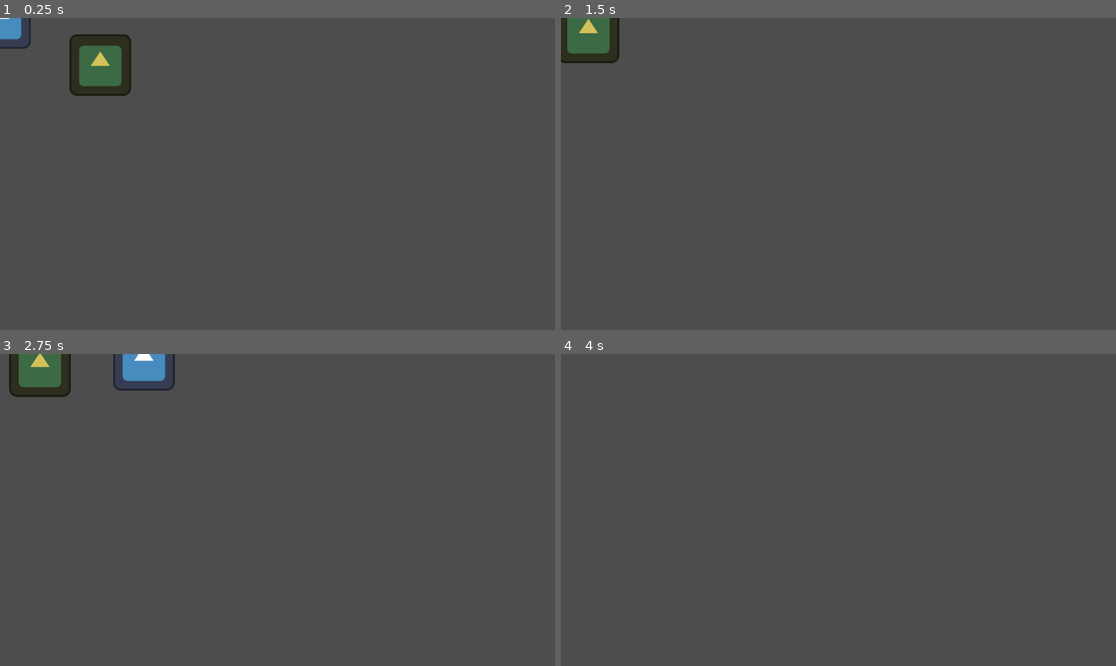
Above: before the commit, frames 1-4 (two rows, left to right).
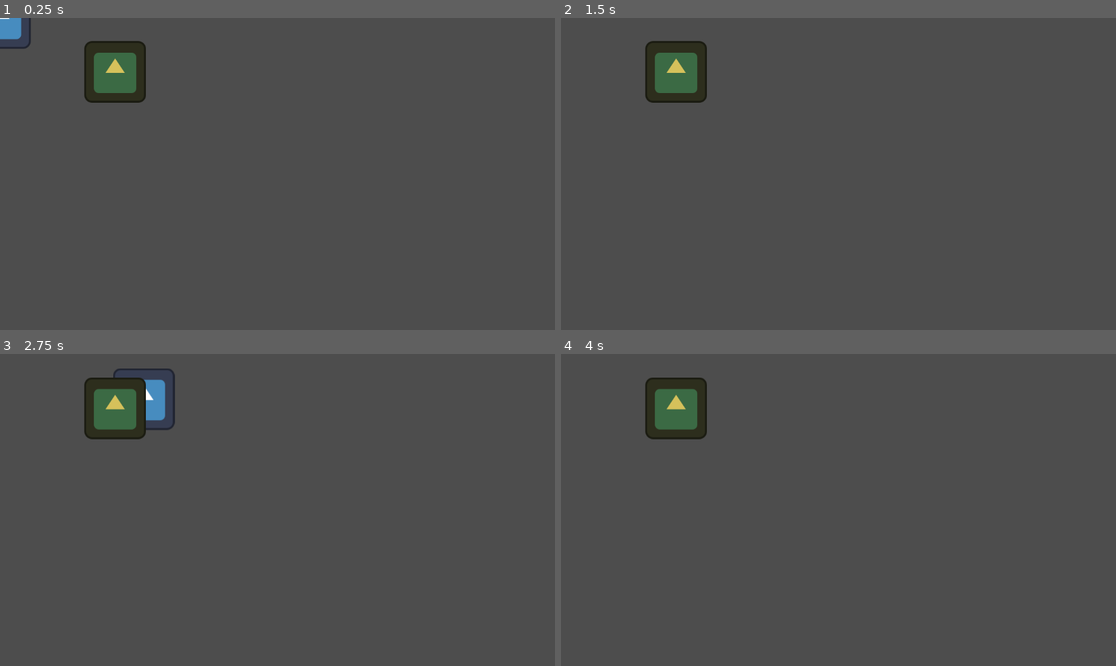
Above: after the commit, the same moments.

Repository: arthurnog/cordelProject
Game: Godot game, scene res://nodes/sample_scene.tscn
Two runs of this game, one before a commit and one after it. Both use one fixed random seed, a clock stepped at 60 frames per second and the inputs below. The engine's default icon, where the game draws it, is replaced by a stand-in: a white triangle on a blue panel in a dark square.
Inputs:
- Up to frame 1 (0.25 s): no input
- Up to frame 2 (1.5 s): hold Right (p_right) 0.53-1.28 s; tap Z (p_attack) at 0.6, 1.35 s; tap Space (p_jump) at 0.77 s; hold Down (p_down) from 1.28 s (still down)
- Up to frame 3 (2.75 s): tap Space (p_jump) at 1.52 s; release Down (p_down) at 2.03 s; hold Right (p_right) from 2.03 s (still down); tap Z (p_attack) at 2.1 s
- Up to frame 4 (4 s): release Right (p_right) at 2.78 s; hold Up (p_up) 2.78-3.53 s; tap Z (p_attack) at 2.85, 3.6 s; tap Space (p_jump) at 3.02, 3.77 s; hold Left (p_left) from 3.53 s (still down)

The runs differ from the first frame. In frame 1, 2.2% of the frame differs, in the area x 12-27%, y 5-28%; in frame 2, 3.7%; in frame 3, 4.9%, in the area x 1-32%, y 0-28%; in frame 4, 2.1%.
Error in both runs: Invalid call. Nonexistent function 'start' in base 'Nil'. (res://scripts/state_machine.gd:16)

Commit message:
Remove EnemyNavigationModule

Diff:
--- a/nodes/minion.tscn
+++ b/nodes/minion.tscn
@@ -1,19 +1,17 @@
-[gd_scene load_steps=7 format=3 uid="uid://deho83v3wm77q"]
+[gd_scene load_steps=6 format=3 uid="uid://deho83v3wm77q"]
 
 [ext_resource type="Texture2D" uid="uid://dwi30xlufrnt0" path="res://icon.svg" id="1_acvuv"]
 [ext_resource type="Script" path="res://scripts/minion.gd" id="1_w5m6e"]
 [ext_resource type="Script" path="res://scripts/movement_module.gd" id="2_iucp4"]
-[ext_resource type="Script" path="res://scripts/enemy_navigation_module.gd" id="3_pk43u"]
 [ext_resource type="Script" path="res://scripts/state_machine.gd" id="5_57nh2"]
 
 [sub_resource type="CapsuleShape2D" id="CapsuleShape2D_bhg8m"]
 height = 130.0
 
-[node name="Minion" type="CharacterBody2D" node_paths=PackedStringArray("movement", "navigation")]
+[node name="Minion" type="CharacterBody2D" node_paths=PackedStringArray("movement")]
 motion_mode = 1
 script = ExtResource("1_w5m6e")
 movement = NodePath("MovementModule")
-navigation = NodePath("EnemyNavigationModule")
 
 [node name="Icon" type="Sprite2D" parent="."]
 modulate = Color(0.835294, 0.756863, 0.356863, 1)
@@ -29,8 +27,5 @@
 body = NodePath("..")
 sprite = NodePath("../Icon")
 
-[node name="EnemyNavigationModule" type="Node" parent="."]
-script = ExtResource("3_pk43u")
-
 [node name="StateMachine" type="Node" parent="."]
 script = ExtResource("5_57nh2")
--- a/scripts/enemy_navigation_module.gd
+++ /dev/null
@@ -1,58 +0,0 @@
-extends Node
-
-class_name EnemyNavigationModule
-
-enum MinionMovementState {
-	MISS_PLAYER,
-	REACH_PLAYER_SIDE
-}
-
-@onready var body: CharacterBody2D = get_parent()
-@onready var player: Player = body.get_parent().get_node("Player")
-
-## Distance (in units), in which the minion will miss the player position
-@export var player_miss_radius: float = 6.0
-
-var target_position: Vector2 = Vector2.ZERO
-var player_side_desired_distance: float = 128
-var minimum_distance_to_target: float = 64.0
-var movement_state: MinionMovementState:
-	set(value):
-		match(value):
-			MinionMovementState.MISS_PLAYER:
-				set_miss_position()
-			MinionMovementState.REACH_PLAYER_SIDE:
-				set_side_position()
-
-static var rng = RandomNumberGenerator.new()
-
-func _ready():
-	await get_tree().create_timer(5).timeout
-	set_miss_position()
-# Called every frame. 'delta' is the elapsed time since the previous frame.
-func _process(delta: float) -> void:
-	var diff: Vector2 = target_position -  body.position
-	if diff.length() > minimum_distance_to_target:
-		diff = diff.normalized()
-		body.movement.move(diff, delta)
-	else:
-		body.movement.move(Vector2.ZERO, delta)
-		match(movement_state):
-			MinionMovementState.MISS_PLAYER:
-				movement_state = MinionMovementState.REACH_PLAYER_SIDE
-			MinionMovementState.REACH_PLAYER_SIDE:
-				var y_diff = body.position.x - player.position.x
-				y_diff = clampf(y_diff, -1, 1)
-				body.movement.move(y_diff, delta)
-
-# Set target position to random position around player
-func set_miss_position():
-	var miss_vector = Vector2(player_miss_radius, 0.0)
-	miss_vector.rotated(90)
-	target_position = player.position + miss_vector
-# Set target position to closest player side
-func set_side_position():
-	var x_diff = player.position.x - body.position.x
-	x_diff = -clampf(x_diff, -1, 1)
-	target_position = player.position
-	target_position.x += player_side_desired_distance * x_diff
--- a/scripts/minion.gd
+++ b/scripts/minion.gd
@@ -3,4 +3,5 @@
 class_name Minion
 
 @export var movement: MovementModule
-@export var navigation: EnemyNavigationModule
+
+@onready var player: Player = get_parent().get_node("Player")
